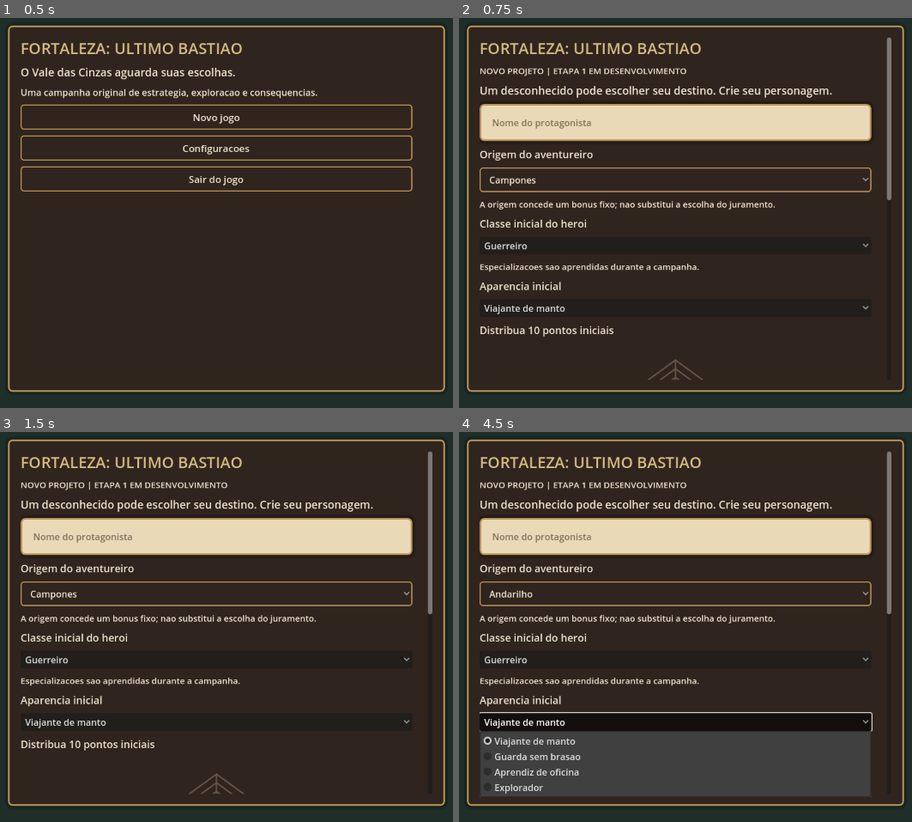
Above: before the commit, frames 1-4 (two rows, left to right).
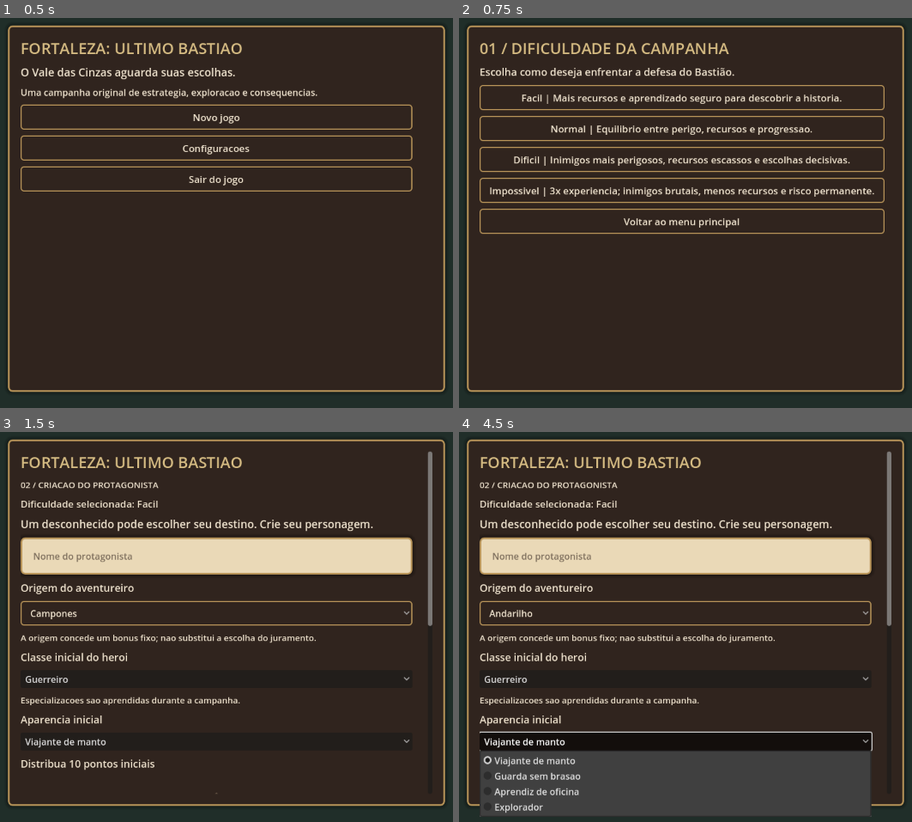
Above: after the commit, the same moments.

Repository: alexandre10227-afk/fortaleza-ultimo-bastiao
Game: Godot game, scene res://scenes/start.tscn
Same seed, same stepped clock (60 frames per second), same inputs: the game is played once before the commit and once after it.
Inputs (mouse positions are in pixels of both pictures, inside the frame that each line leads up to):
- Up to frame 1 (0.5 s): no input
- Up to frame 2 (0.75 s): click "Novo jogo" at 0.5 s
- Up to frame 3 (1.5 s): click (221, 510) at 1.25 s, where only the run after the commit has a clickable "Facil | Mais recursos e apren…"
- Up to frame 4 (4.5 s): click "Campones" at 2 s; click "Guerreiro" at 2.75 s; click "Andarilho" at 3.5 s; click "Viajante de manto" at 4.25 s

Frame 1 is identical in both runs. In frame 2, 19% of the frame differs, in the area x 4-96%, y 5-93%; in frame 3, 17%; in frame 4, 29%, in the area x 4-96%, y 12-99%.

Commit message:
feat(ui): split title menu, difficulty selection and character creator screens

Diff:
--- a/novo_projeto/scripts/start.gd
+++ b/novo_projeto/scripts/start.gd
@@ -8,6 +8,7 @@
 var panel: VBoxContainer
 var name_input: LineEdit
 var difficulty_input: OptionButton
+var _selected_difficulty := "Normal"
 var dialogue_ui: Control
 var origin_input: OptionButton
 var appearance_input: OptionButton
@@ -69,7 +70,7 @@
     _label("FORTALEZA: ULTIMO BASTIAO", 35)
     _label("O Vale das Cinzas aguarda suas escolhas.", 19)
     _label("Uma campanha original de estrategia, exploracao e consequencias.", 16)
-    _button("Novo jogo", _show_creation)
+    _button("Novo jogo", _show_difficulty)
     if FileAccess.file_exists(GameState.SAVE_PATH):
         _button("Continuar campanha", _continue)
     _button("Configuracoes", _show_settings)
@@ -104,10 +105,32 @@
 func _quit_game() -> void:
     get_tree().quit()
 
+func _show_difficulty() -> void:
+    _clear()
+    _label("01 / DIFICULDADE DA CAMPANHA", 29)
+    _label("Escolha como deseja enfrentar a defesa do Bastião.", 18)
+    var details := {
+        "Facil": "Mais recursos e aprendizado seguro para descobrir a historia.",
+        "Normal": "Equilibrio entre perigo, recursos e progressao.",
+        "Dificil": "Inimigos mais perigosos, recursos escassos e escolhas decisivas.",
+        "Impossivel": "3x experiencia; inimigos brutais, menos recursos e risco permanente."
+    }
+    for value in ["Facil", "Normal", "Dificil", "Impossivel"]:
+        var label := "%s | %s" % [value, details[value]]
+        _button(label, _select_difficulty.bind(value))
+    _button("Voltar ao menu principal", _show_main_menu)
+
+func _select_difficulty(value: String) -> void:
+    if not ["Facil", "Normal", "Dificil", "Impossivel"].has(value):
+        return
+    _selected_difficulty = value
+    _show_creation()
+
 func _show_creation() -> void:
     _clear()
     _label("FORTALEZA: ULTIMO BASTIAO", 31)
-    _label("NOVO PROJETO | ETAPA 1 EM DESENVOLVIMENTO", 15)
+    _label("02 / CRIACAO DO PROTAGONISTA", 15)
+    _label("Dificuldade selecionada: " + _selected_difficulty, 17)
     _label("Um desconhecido pode escolher seu destino. Crie seu personagem.")
     name_input = LineEdit.new()
     name_input.placeholder_text = "Nome do protagonista"
@@ -166,23 +189,13 @@
         plus.pressed.connect(_edit_stat.bind(str(stat), 1))
         row.add_child(plus)
     _refresh_stats()
-    _label("Dificuldade da campanha")
-    difficulty_input = OptionButton.new()
-    for item in ["Facil", "Normal", "Dificil", "Impossivel"]:
-        difficulty_input.add_item(item)
-    difficulty_input.select(1)
-    difficulty_input.add_theme_stylebox_override("normal", UI.button_style())
-    difficulty_input.add_theme_stylebox_override("hover", UI.button_style("hover"))
-    difficulty_input.add_theme_color_override("font_color", UI.LIGHT_TEXT)
-    panel.add_child(difficulty_input)
-    _label("Impossivel concede 3x XP, mas torna a sobrevivencia mais dificil.", 15)
     _button("Comecar: audiencia com o rei", _create_character)
-    _button("Voltar ao menu principal", _show_main_menu)
+    _button("Voltar a dificuldade", _show_difficulty)
     if FileAccess.file_exists(GameState.SAVE_PATH):
         _button("Continuar campanha salva", _continue)
 
 func _create_character() -> void:
-    GameState.new_game(name_input.text, difficulty_input.get_item_text(difficulty_input.selected))
+    GameState.new_game(name_input.text, _selected_difficulty)
     var selected_origin := origin_input.get_item_text(origin_input.selected)
     if not GameState.configure_character(selected_origin, _stats, appearance_input.selected):
         _label("Verifique a origem e os pontos de atributos.", 15)
